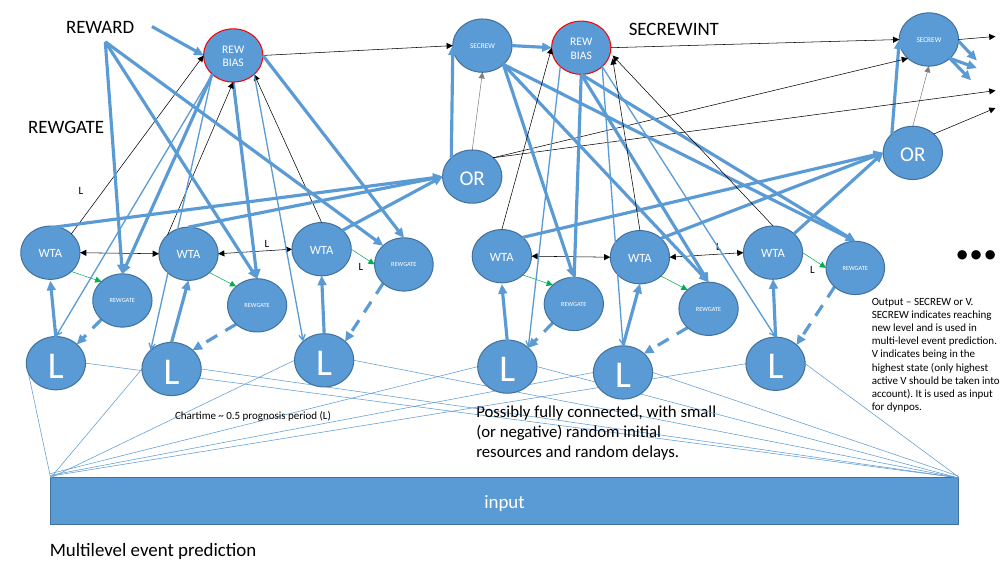
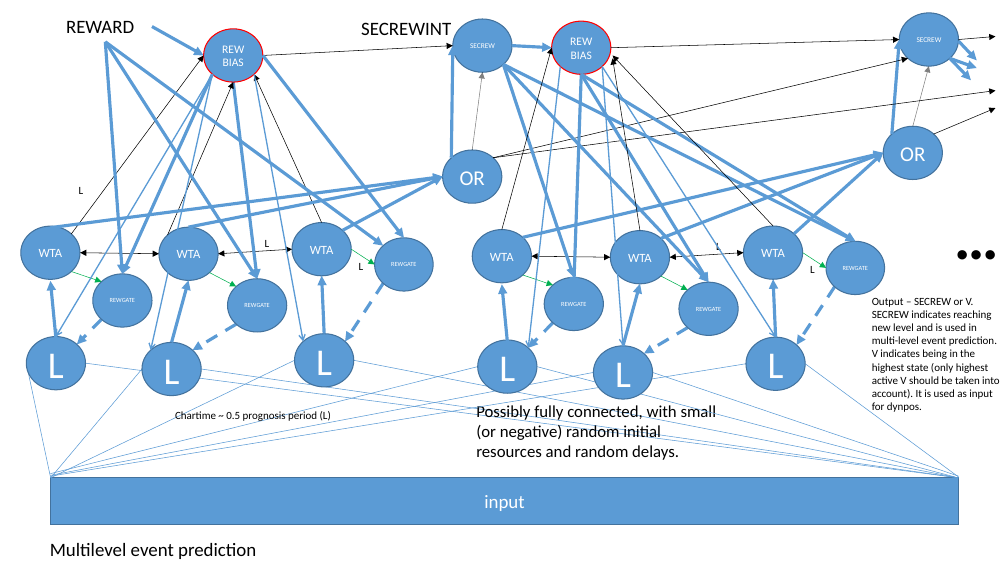
Before and after one commit to MikeKis/DyALA, a slide deck: slide 4 of dy.pptx. Drawn at 1008x567 pixels with LibreOffice and Linux fonts; fonts in the diff are those of the drawing. Boxes give left, top, right and bottom in pixels: in the first picture for what was removed or moved away, otherwise in the second. Text is boxed around its words. In the diff, an @@ line names an element or a change of style, - is before the commit and + after.

Commit message:
Updated architecture for intermediate goal inference

```diff
--- a/dy.pptx
+++ b/dy.pptx
@@ text "SECREWINT": place and size @@
-text "SECREWINT" at (629, 22, 719, 35)
+text "SECREWINT" at (361, 22, 451, 35)
@@ text removed at (28, 120, 104, 133) @@
-REWGATE
```
